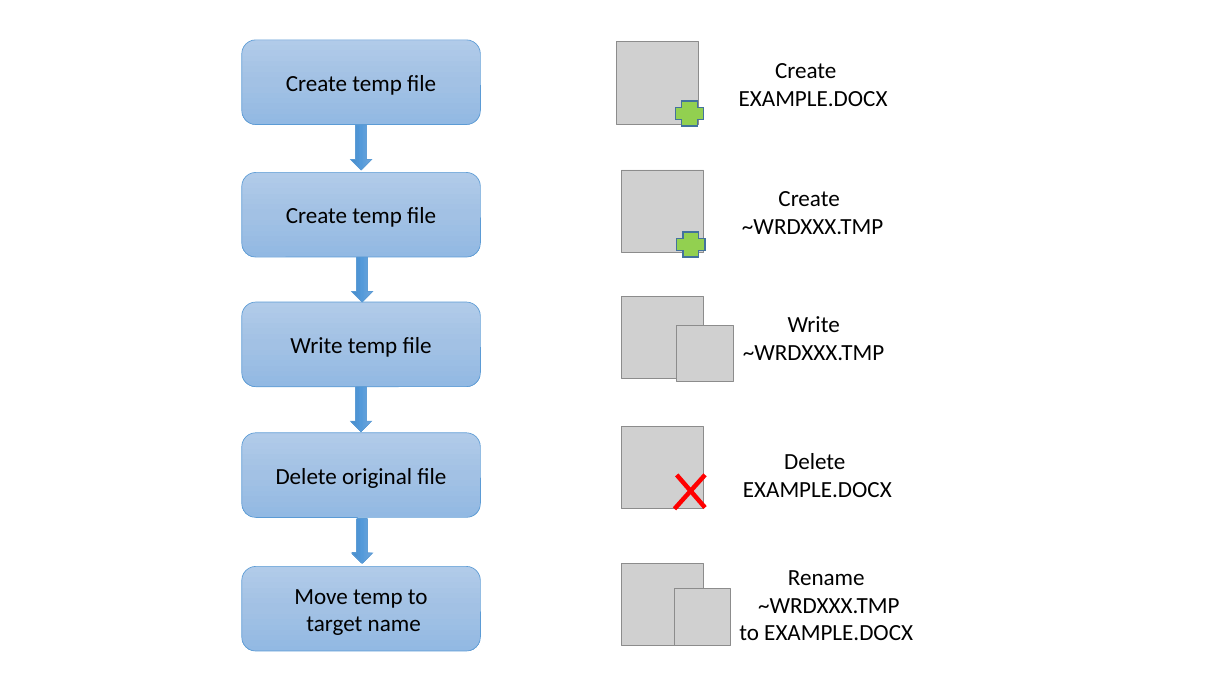
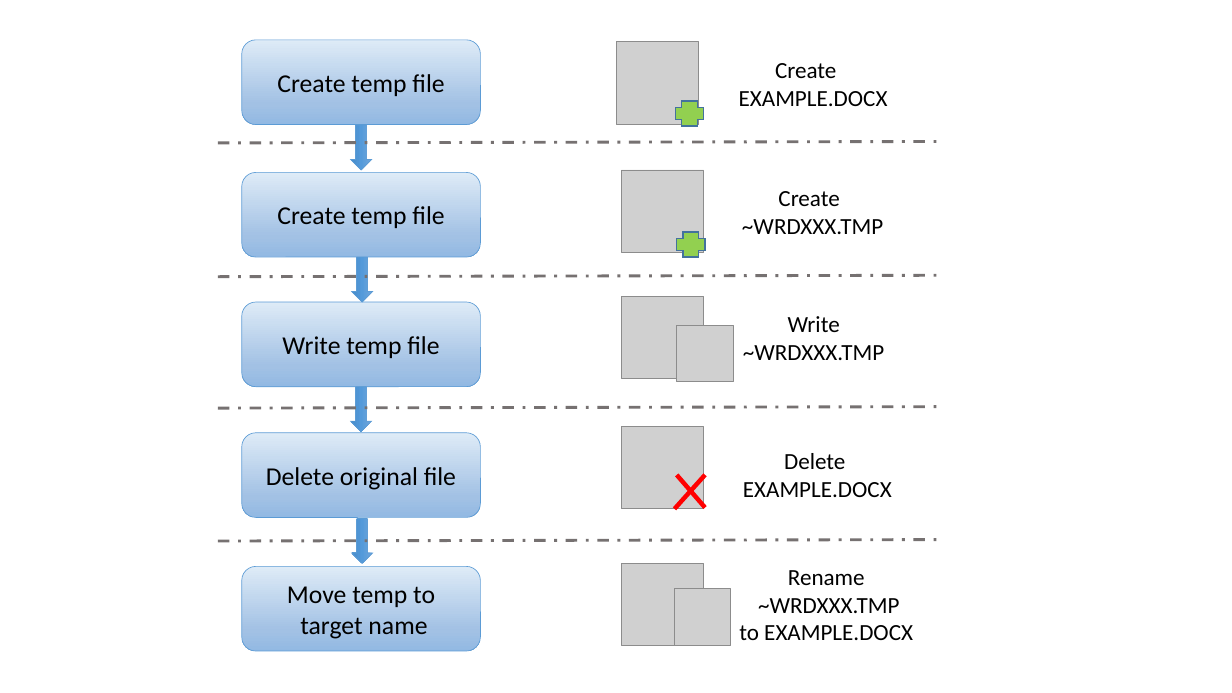
Before and after one commit to dotrungduchd/LUANVAN, a slide deck: slide 16 of Document/SODO.pptx. Drawn at 1232x693 pixels with LibreOffice and Linux fonts; fonts in the diff are those of the drawing; grey boxes stand for pictures. Boxes give left, top, right and bottom in pixels: in the first picture for what was removed or moved away, otherwise in the second. Text is boxed around its words. In the diff, an @@ line names an element or a change of style, - is before the commit and + after.

```diff
--- a/Document/SODO.pptx
+++ b/Document/SODO.pptx
@@ size 18 to 20 pt; fill gradient #B1CBE9 to #A3C1E5 to #93B9E4 to gradient #DEEBF7 to #A3C1E5 to #93B9E4 in 5 elements at <box>242,173,481,258</box>, <box>242,302,481,387</box>, <box>242,433,481,518</box>, <box>242,567,481,652</box>, <box>242,40,481,125</box> @@
@@ line added from (218, 143) to (940, 141), #767171 2.25 pt dashed @@
@@ line added from (218, 276) to (940, 275), #767171 2.25 pt dashed @@
@@ line added from (218, 409) to (940, 407), #767171 2.25 pt dashed @@
@@ line added from (218, 542) to (940, 540), #767171 2.25 pt dashed @@
```
Also in this commit, not shown: 10 other slides changed, 1 slide added, 1 other file.
